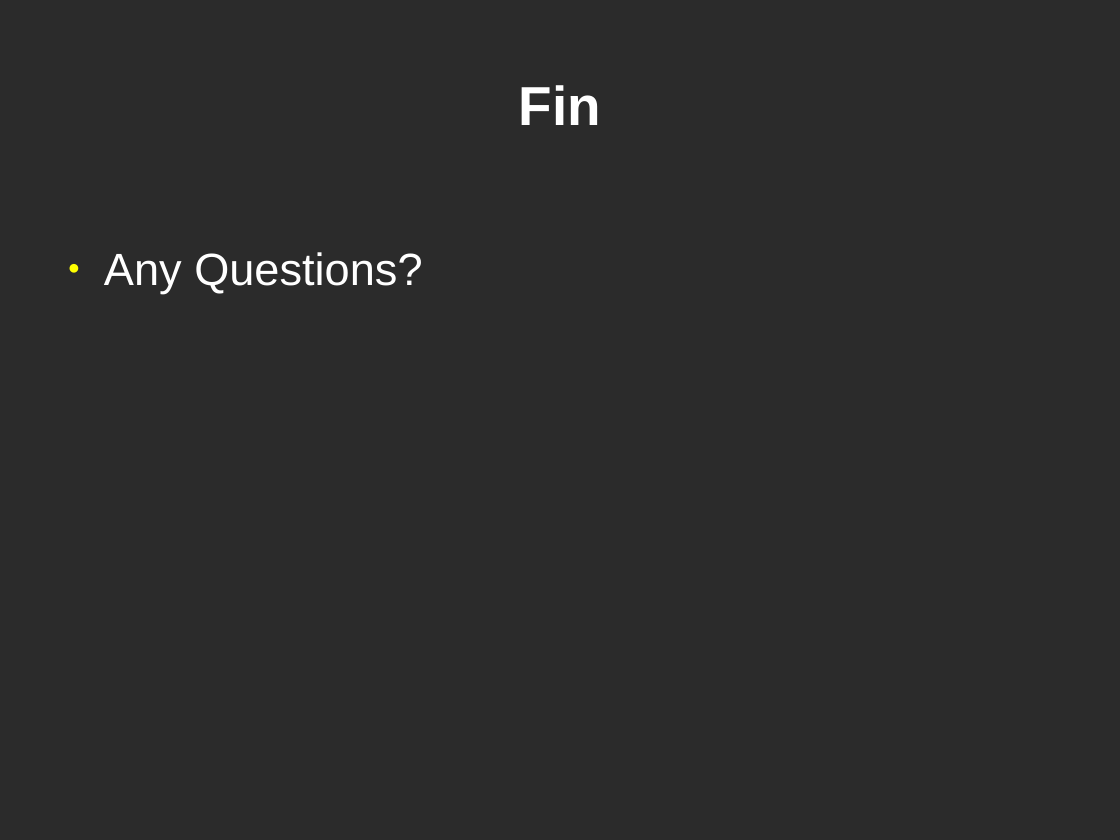
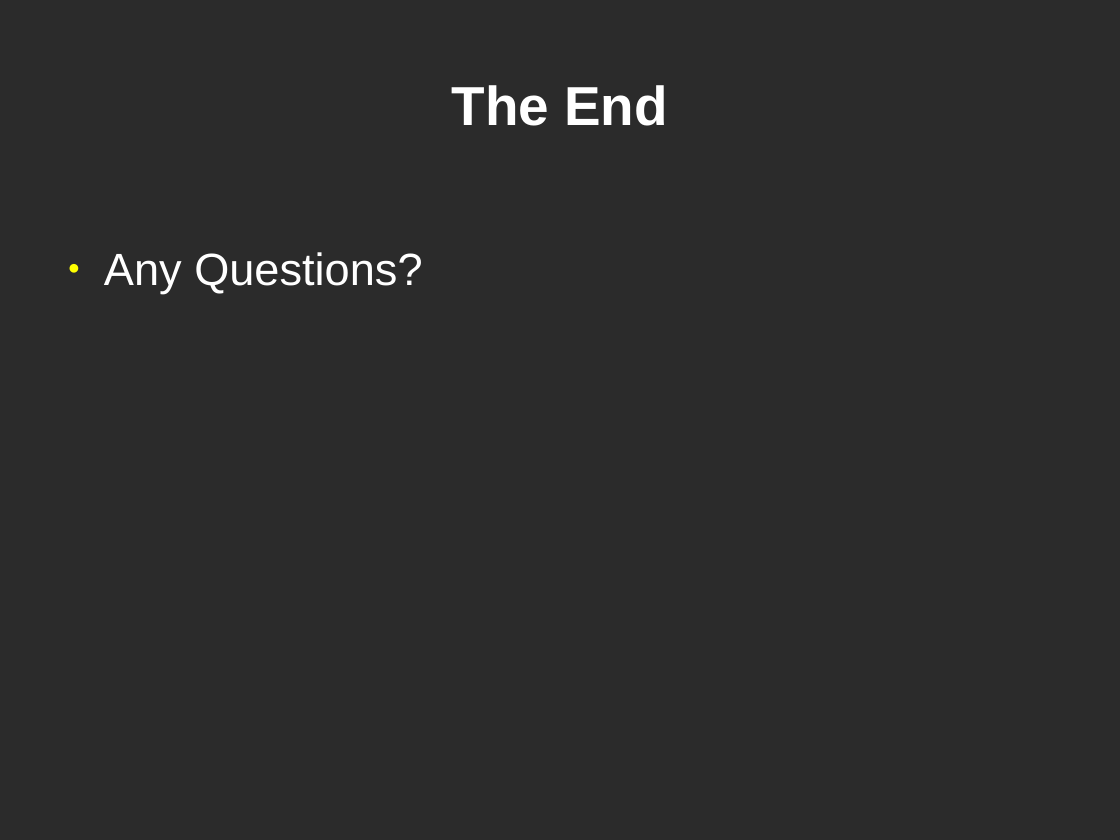
Before and after one commit to Alex-Oiko/3rd-Year-Project, a slide deck: slide 11 of Deliverables/Project Viva/viva_presentation.odp. Drawn at 1120x840 pixels with LibreOffice and Linux fonts; fonts in the diff are those of the drawing; background and template pictures are left out; a plain dark background stands for a picture behind light text. Boxes give left, top, right and bottom in pixels: in the first picture for what was removed or moved away, otherwise in the second. Text is boxed around its words. In the diff, an @@ line names an element or a change of style, - is before the commit and + after.

```diff
--- a/Deliverables/Project Viva/viva_presentation.odp
+++ b/Deliverables/Project Viva/viva_presentation.odp
@@ title at <box>452,85,667,126</box>: text changed @@
-Fin
+The End
```
Also in this commit, not shown: 5 other slides changed.
